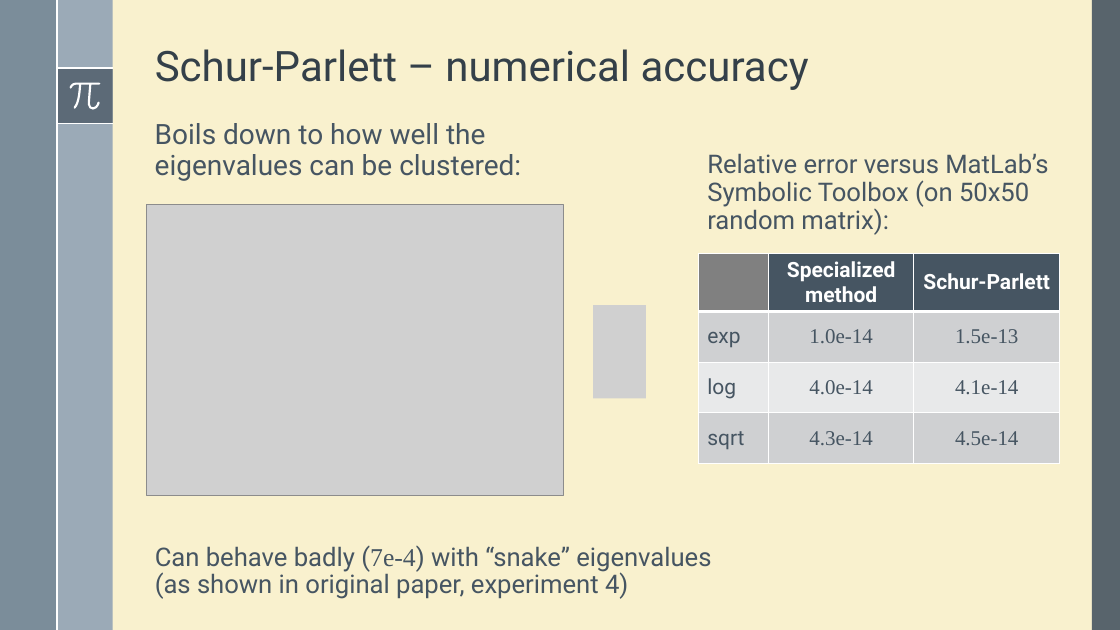
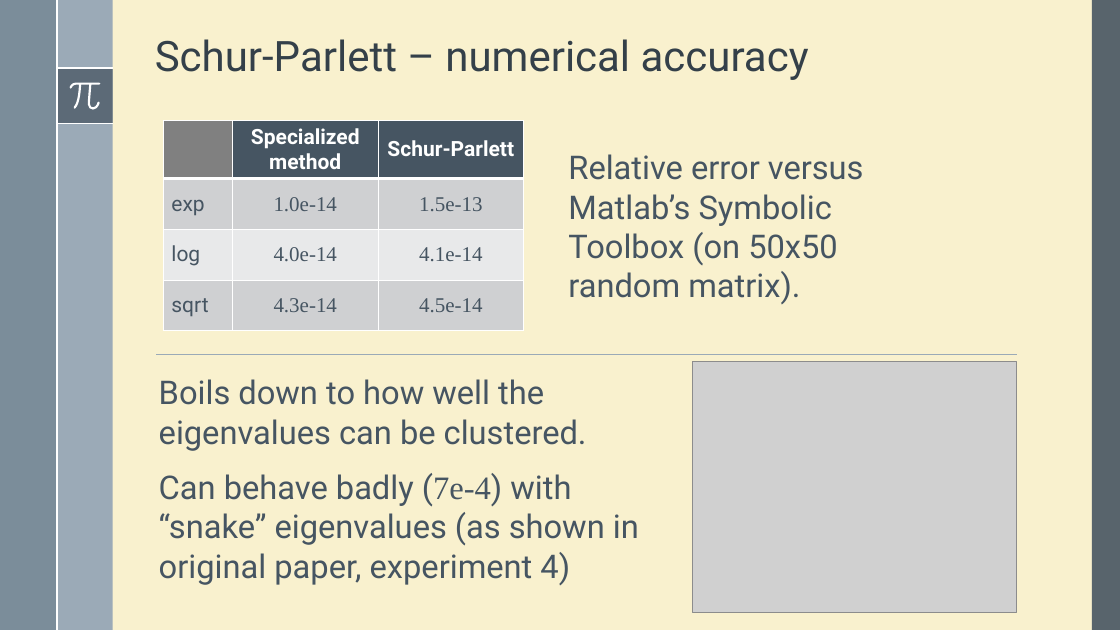
Before and after one commit to robzan8/MatFun.jl, a slide deck: slide 11 of docs/slides pd2ggaln/MatFun.pptx (slide 6 before the commit). Drawn at 1120x630 pixels with LibreOffice and Linux fonts; fonts in the diff are those of the drawing; grey boxes stand for pictures. Boxes give left, top, right and bottom in pixels: in the first picture for what was removed or moved away, otherwise in the second. Text is boxed around its words. In the diff, an @@ line names an element or a change of style, - is before the commit and + after.

Commit message:
slides updated.

```diff
--- a/docs/slides pd2ggaln/MatFun.pptx
+++ b/docs/slides pd2ggaln/MatFun.pptx
@@ title "Schur-Parlett – numerical accuracy": place and size @@
-title "Schur-Parlett – numerical accuracy" at [155,49,809,90]
+title "Schur-Parlett – numerical accuracy" at [155,39,809,80]
@@ text removed at [155,123,521,181] @@
-Boils down to how well the eigenvalues can be clustered:
@@ table: place and size @@
-table at [699,254,1060,465]
+table at [163,121,523,332]
@@ text at [568,154,864,304]: text changed; size 22 to 28 pt @@
-Relative error versus MatLab’s Symbolic Toolbox (on 50x50 random matrix):
+Relative error versus Matlab’s Symbolic Toolbox (on 50x50 random matrix).
@@ picture removed at [146,204,563,496] @@
@@ picture removed at [593,305,646,398] @@
@@ line added from (156, 355) to (1017, 355), #9BAAB7 0.5 pt @@
@@ text "Boils down to how well ...": place and size @@
-text "Boils down to how well ..." at [155,545,711,599]
+text "Boils down to how well ..." at [159,379,639,585]
@@ text at [159,379,587,451]: paragraph added @@
+Boils down to how well the eigenvalues can be clustered.
@@ picture added at [692,361,1017,613] @@
@@ text at [159,473,639,585]: size 22 to 28 pt in "Can behave badly (7e-4) with “snake” eigenvalues ..."; line spacing 0.9 to 1 @@
```
Also in this commit, not shown: 10 other slides changed, 6 slides added, 1 slide removed, 4 other files.
